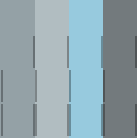
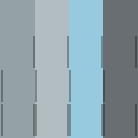
Revision of a layered 138 × 138 image; what changed, layer by layer:
painted on "Disable" over [103, 0, 138, 138]
